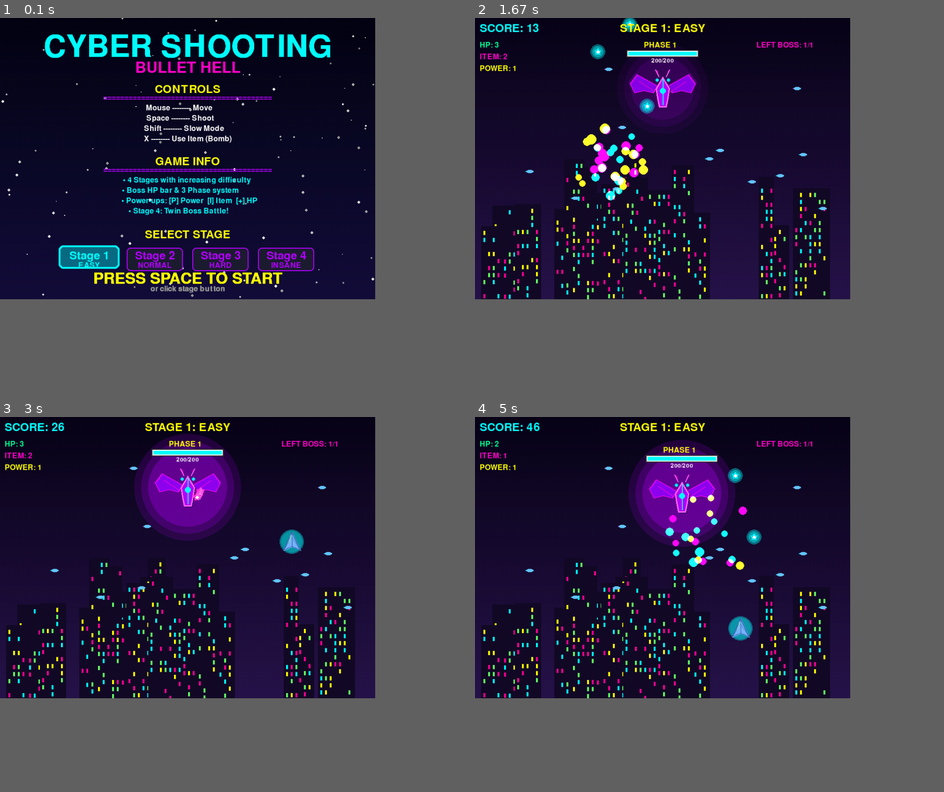
Above: before the commit, frames 1-4 (two rows, left to right).
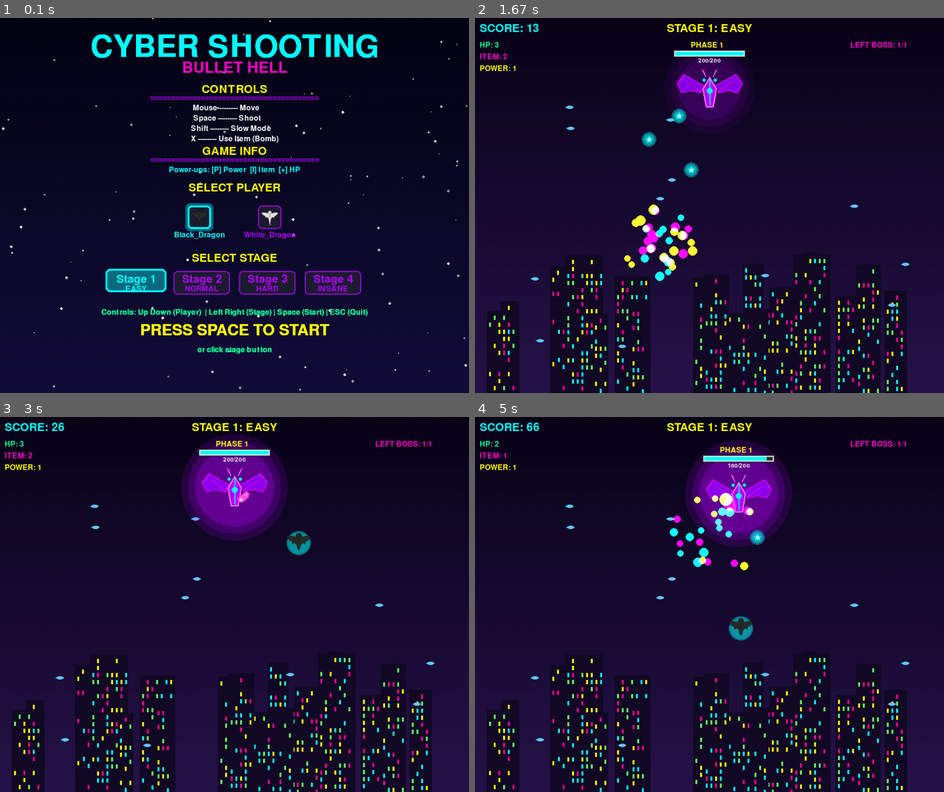
Above: after the commit, the same moments.

Repository: LeF-0213/MyPyGame
Game: pygame game, started from main.py
The game is run twice, just before and just after one commit, with the same random seed, the same clock (stepped at 60 frames per second) and the same inputs.
Inputs (mouse positions are in pixels of both pictures, inside the frame that each line leads up to):
- Up to frame 1 (0.1 s): no input
- Up to frame 2 (1.67 s): tap Space at 0.33, 0.67, 1.07, 1.37 s; move the mouse to (807, 156) at 1.03 s; tap X at 1.15 s; press the mouse at (859, 78) at 1.53 s; move the mouse to (761, 171) at 1.63 s
- Up to frame 3 (3 s): release the mouse at (187, 664) at 1.77 s; press the mouse at (384, 477) at 1.87 s; move the mouse to (309, 567) at 1.97 s; release the mouse at (229, 657) at 2.1 s; press the mouse at (384, 477) at 2.2 s; move the mouse to (225, 495) at 2.3 s; release the mouse at (60, 514) at 2.43 s; press the mouse at (384, 477) at 2.53 s; move the mouse to (328, 522) at 2.63 s; release the mouse at (272, 567) at 2.77 s; press the mouse at (384, 477) at 2.87 s; move the mouse to (257, 604) at 2.97 s
- Up to frame 4 (5 s): release the mouse at (601, 732) at 3.1 s; press the mouse at (859, 477) at 3.2 s; move the mouse to (868, 488) at 3.3 s; release the mouse at (878, 495) at 3.43 s; click (554, 578) at 3.55 s; tap Space at 3.9, 4.23, 4.53, 4.73 s; click (582, 473) at 3.92 s; tap Shift at 3.98 s; click (850, 672) at 4.25 s; tap X at 4.32 s; click (737, 634) at 4.75 s
The window is 720x540 before the commit and 900x720 after it. Grey fills any space a smaller window leaves; there, only what the larger window draws over its background counts as a difference.

The runs differ from the first frame. In frame 1, 19% of the frame differs, in the area x 0-100%, y 0-100%; in frame 2, 19%; in frame 3, 20%; in frame 4, 21%, in the area x 0-100%, y 1-100%.

Commit message:
player 선택 추가

Diff:
--- a/src/game.py
+++ b/src/game.py
@@ -4,7 +4,7 @@
 from .utils.constants import *
 
 class Game:
-  def __init__(self, difficulty=1, start_stage=1):
+  def __init__(self, difficulty=1, start_stage=1, player_img=None):
     pygame.init()
     pygame.font.init()
     self.screen = pygame.display.set_mode((WIDTH, HEIGHT))
@@ -24,7 +24,7 @@
 
     # 이미지 로드
     try:
-      self.player_img = pygame.image.load('assets/images/player.png').convert_alpha()
+      self.player_img = player_img
       self.boss1_img = pygame.image.load('assets/images/boss.png').convert_alpha()
       self.boss2_img = pygame.image.load('assets/images/boss_stage2.png').convert_alpha()
       self.boss3_img = pygame.image.load('assets/images/boss_stage3.png').convert_alpha()
@@ -367,6 +367,7 @@
       title = TitleScreen(screen)
       title_running = True
       selected_stage = 1
+      selected_player = 0
 
       while title_running and title.active:
         dt = clock.tick(FPS) / 1000.0
@@ -376,9 +377,10 @@
             running = False
             title_running = False
 
-          action, stage = title.handle_events(event)
+          action, stage, player = title.handle_events(event)
           if action == "start":
             selected_stage = stage
+            selected_player = player
             title_running = False
           elif action == "quit":
             running = False
@@ -391,10 +393,14 @@
       if not running:
         break
 
+      # 선택된 플레이어 이미지 가져오기
+      player_image = title.get_selected_player_image()
+      player_name = title.player_names[selected_player]
+
       print(f"\n🎮 Starting Stage {selected_stage}...")
       print(f"Difficulty: {DIFFICULTY_LEVELS[selected_stage]['name']}\n")
 
-      game = Game(difficulty=1, start_stage=selected_stage)
+      game = Game(difficulty=1, start_stage=selected_stage, player_img=player_image)
       result = game.run()
 
       # 재시작하지 않으면 타이틀로
--- a/src/systems/title_screen.py
+++ b/src/systems/title_screen.py
@@ -6,6 +6,7 @@
     self.screen = screen
     self.active = True
     self.selected_stage = 1
+    self.selected_player = 0
 
     # 폰트
     self.title_font = pygame.font.Font(None, 96)
@@ -25,6 +26,14 @@
       size = random.randint(1, 3)
       self.star_positions.append([x, y, speed, size])
 
+    # 플레이어 이미지 로드
+    self.player_images = []
+    self.player_names = ["Black_Dragon", "White_Dragon"]
+
+    for i in range(1, 3):
+      img = pygame.image.load(f'assets/images/player{i}.png').convert_alpha()
+      self.player_images.append(img)
+
   def update(self, dt):
     self.pulse += dt * 2
 
@@ -63,6 +72,53 @@
     self.screen.blit(title_text, (WIDTH//2 - title_text.get_width()//2, 30))
     self.screen.blit(subtitle_text, (WIDTH//2 - subtitle_text.get_width()//2, 90))
 
+    # === 플레이어 선택 ===
+    player_y = 350
+
+    player_title = self.menu_font.render("SELECT PLAYER", True, NEON_YELLOW)
+    self.screen.blit(player_title, (WIDTH//2 - player_title.get_width()//2, player_y))
+
+    # 플레이어 아이콘 표시
+    icon_y = player_y + 50
+    icon_size = 50
+    icon_spacing = 150
+    start_x = WIDTH//2 - (len(self.player_images) * icon_spacing - icon_spacing + icon_size) // 2
+
+    for i, img in enumerate(self.player_images):
+      icon_x = start_x + i * icon_spacing
+
+      # 선택된 플레이어 강조
+      if i == self.selected_player:
+        if i == 0:
+          color = NEON_CYAN
+        else:
+          color = NEON_PINK
+        outline_width = 4
+        pulse_size = int(5 + math.sin(self.pulse * 2) * 3)
+
+        # 펄스 효과
+        glow_rect = pygame.Rect(icon_x - pulse_size, icon_y - pulse_size, icon_size + pulse_size*2, icon_size + pulse_size*2)
+        glow_surf = pygame.Surface((glow_rect.width, glow_rect.height), pygame.SRCALPHA)
+        pygame.draw.rect(glow_surf, (*color, 100), (0, 0, glow_rect.width, glow_rect.height), border_radius=10)
+        self.screen.blit(glow_surf, glow_rect)
+      else:
+        color = NEON_PURPLE
+        outline_width = 2
+
+      # 아이콘 배경
+      icon_rect = pygame.Rect(icon_x, icon_y, icon_size, icon_size)
+      pygame.draw.rect(self.screen, (30, 30, 50), icon_rect, border_radius=8)
+      pygame.draw.rect(self.screen, color, icon_rect, outline_width, border_radius=8)
+
+      # 플레이어 이미지
+      scaled_img = pygame.transform.scale(img, (icon_size - 10, icon_size - 10))
+      img_rect = scaled_img.get_rect(center=icon_rect.center)
+      self.screen.blit(scaled_img, img_rect)
+
+      # 플레이어 이름
+      name_text = self.small_font.render(self.player_names[i], True, color)
+      self.screen.blit(name_text, (icon_x + icon_size//2 - name_text.get_width()//2, icon_y + icon_size + 5))
+
     # === 게임 설명 ===
     y_offset = 140
 
@@ -73,20 +129,16 @@
       "  Space -------- Shoot          ",
       "  Shift -------- Slow Mode      ",
       "  X -------- Use Item (Bomb)  ",
-      "",
       "GAME INFO",
       "========================================",
-      "  • 4 Stages with increasing difficulty   ",
-      "  • Boss HP bar & 3 Phase system          ",
-      "  • Power-ups: [P] Power  [I] Item  [+] HP",
-      "  • Stage 4: Twin Boss Battle!            ",
+      "Power-ups: [P] Power  [I] Item  [+] HP",
     ]
 
     for i, line in enumerate(instructions):
       if line.startswith("C") or line.startswith("G"):
         color = NEON_YELLOW
         font = self.menu_font
-      elif line.startswith("  •"):
+      elif line.startswith("P"):
         color = NEON_CYAN
         font = self.small_font
       elif line.startswith("  "):
@@ -103,7 +155,7 @@
       self.screen.blit(text, (WIDTH//2 - text.get_width()//2, y_offset + i * 22))
 
     # === 스테이지 선택 ===
-    stage_y = HEIGHT - 150
+    stage_y = HEIGHT - 300
 
     stage_title = self.menu_font.render("SELECT STAGE", True, NEON_YELLOW)
     self.screen.blit(stage_title, (WIDTH//2 - stage_title.get_width()//2, stage_y))
@@ -147,33 +199,66 @@
       self.screen.blit(stage_text, (button_x + button_width//2 - stage_text.get_width()//2, button_y + 5))
       self.screen.blit(diff_text, (button_x + button_width//2 - diff_text.get_width()//2, button_y + 30))
 
+      # === 조작법 안내 ===
+      controls_y = button_y + 80
+      controls = [
+        "Controls: Up Down (Player)  | Left Right (Stage) | Space (Start) | ESC (Quit)"
+      ]
+
+      for i, line in enumerate(controls):
+        text = self.small_font.render(line, True, NEON_GREEN)
+        self.screen.blit(text, (WIDTH//2 - text.get_width()//2, controls_y + i * 25))
+
+
       # === 시작 안내 (깜빡임) ===
       if int(self.pulse * 2) % 2 == 0:
         start_text = self.subtitle_font.render("PRESS SPACE TO START", True, NEON_YELLOW)
 
-        self.screen.blit(start_text, (WIDTH//2 - start_text.get_width()//2, HEIGHT - 60))
+        self.screen.blit(start_text, (WIDTH//2 - start_text.get_width()//2, HEIGHT - 150))
 
       # 마우스 클릭 안내
-      mouse_text = self.small_font.render("or click stage button", True, (150, 150, 150))
-
-      self.screen.blit(mouse_text, (WIDTH//2 - mouse_text.get_width()//2, HEIGHT - 30))
+      mouse_text = self.small_font.render("or click stage button", True, NEON_GREEN)
+
+      self.screen.blit(mouse_text, (WIDTH//2 - mouse_text.get_width()//2, HEIGHT - 100))
 
   def handle_events(self, event):
     if event.type == pygame.KEYDOWN:
       if event.key == pygame.K_SPACE:
         self.active = False
-        return("start", self.selected_stage)
+        return("start", self.selected_stage, self.selected_player)
       elif event.key == pygame.K_LEFT:
         self.selected_stage = max(1, self.selected_stage - 1)
       elif event.key == pygame.K_RIGHT:
         self.selected_stage = min(4, self.selected_stage + 1)
+      elif event.key == pygame.K_UP:
+        self.selected_player = min(1, self.selected_player - 1)
+      elif event.key == pygame.K_DOWN:
+        self.selected_player = min(2, self.selected_player + 1)
       elif event.key == pygame.K_ESCAPE:
-        return ("quit", None)
+        return ("quit", None, None)
 
     # 마우스 클릭
     elif event.type == pygame.MOUSEBUTTONDOWN:
       mouse_x, mouse_y = event.pos
-      button_y = HEIGHT - 100
+
+      # 플레이어 아이콘 클릭 체크
+      player_y = 60
+      icon_y = player_y + 50
+      icon_size = 60
+      icon_spacing = 150
+      start_x = WIDTH//2 - (len(self.player_images) * icon_spacing - icon_spacing + icon_size) // 2
+
+      for i in range(len(self.player_images)):
+        icon_x = start_x + i * icon_spacing
+        icon_rect = pygame.Rect(icon_x, icon_y, icon_size, icon_size)
+
+        if icon_rect.collidepoint(mouse_x, mouse_y):
+          self.selected_player = i
+          return (None, None, None)
+
+      # 스테이지 버튼 클릭 체크
+      stage_y = icon_y + 120
+      button_y = stage_y - 100
       button_width = 120
       button_spacing = 140
       start_x = WIDTH//2 - (4 * button_spacing - button_spacing + button_width) // 2
@@ -187,4 +272,7 @@
           self.active = False
           return ("start", self.selected_stage)
 
-    return (None, None)
+    return (None, None, None)
+
+  def get_selected_player_image(self):
+    return self.player_images[self.selected_player]
--- a/src/utils/constants.py
+++ b/src/utils/constants.py
@@ -1,8 +1,8 @@
 # 게임 전역 상수 정의
 
 # 화면 설정
-WIDTH = 800
-HEIGHT = 600
+WIDTH = 1000
+HEIGHT = 800
 FPS = 60
 
 # 색상(사이버펑크)
--- a/tools/generate_images.py
+++ b/tools/generate_images.py
@@ -830,22 +830,22 @@
 
 if __name__ == "__main__":
   print("게임 에셋 생성 start")
-  dragon = create_dragon_king(200)
-  dragon.save('assets/images/boss_stage1.png')
+  bg = create_cyberpunk_background(1000, 800)
+  bg.save('background.png')
+  # dragon = create_dragon_king(200)
+  # dragon.save('assets/images/boss_stage1.png')
   # cyber = create_cyber_beast(150)
   # cyber.save('assets/images/boss_stage2.png')
-  thunder = create_thunder_lord(200)
-  thunder.save('assets/images/boss_stage3.png')
-  demons = create_twin_demons(150)
-  demons.save('assets/images/boss_stage4.png')
+  # thunder = create_thunder_lord(200)
+  # thunder.save('assets/images/boss_stage3.png')
+  # demons = create_twin_demons(150)
+  # demons.save('assets/images/boss_stage4.png')
 
 
   # bullet = create_normal_bullet(16)
   # bullet.save('bullet_normal.png')
 
 """
-  bg = create_cyberpunk_background(800, 600)
-  bg.save('background.png')
 
   # === 드래곤 ===
   dragon = create_dragon_boss(150)
Binary file changed: assets/images/background.png
Binary file removed: assets/images/player.png
Binary file added: assets/images/player1.png
Binary file added: assets/images/player2.png
Binary file removed: assets/images/player_large.png
Binary file removed: assets/images/player_modern.png
Binary file removed: assets/images/player_stylish.png
Binary file added: assets/screenshots/background.png
Binary file added: assets/screenshots/player1.png
Binary file added: assets/screenshots/player2.png
